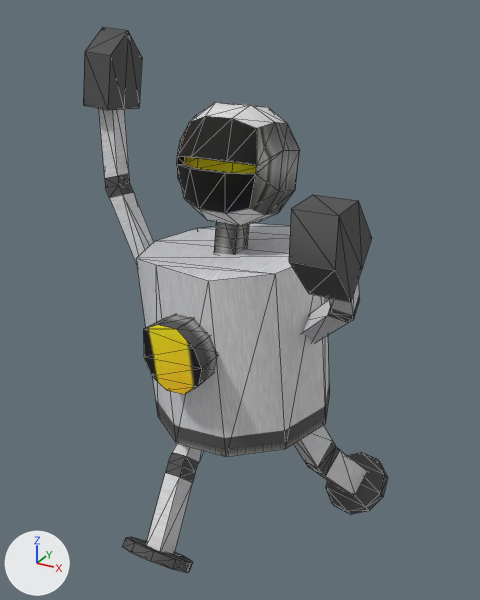
A saved change to the FBX model Assets/Characters/Models/IBOT_MESH.FBX.
Both versions are drawn from a 50 mm lens placed at (0.616, -1.13, 1.156), pointed at (0.021, -0.048, 0.615). Arrows for +X, +Y and +Z are at lower left; the lights stay in place. Both versions are drawn at frame 11 of the action 'Take 001'; the numbers are the values there. Mesh edges are drawn as thin lines.

In view in the first picture: 'IBot'.
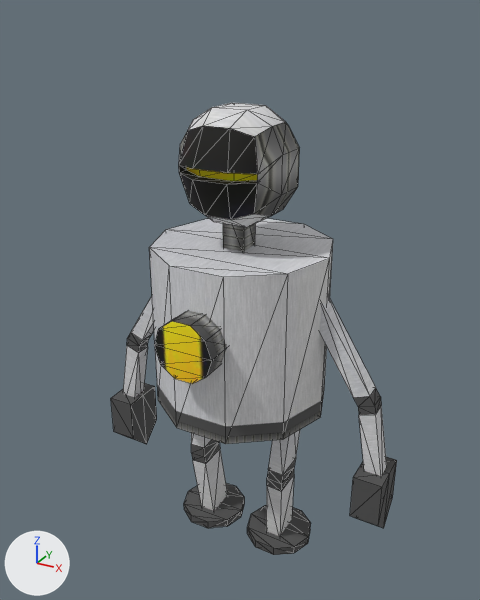
Boxes (x1, y1, x2, y2) around the edits, measured in the pictures (480 x 600 px; the box of a moved part takes in the faces that stretch with it):
```json
{"object": "IBot", "change": "reshaped, moved", "before": [83, 27, 387, 573], "after": [111, 103, 397, 555], "on screen": "17% shorter"}
{"part": 1, "of": "me_mesh", "change": "moved or reshaped", "before": [302, 282, 360, 343], "after": [320, 296, 387, 476]}
{"part": 2, "of": "me_mesh", "change": "moved or reshaped", "before": [99, 108, 154, 264], "after": [123, 296, 154, 397]}
{"part": 3, "of": "me_mesh", "change": "moved or reshaped", "before": [289, 195, 372, 302], "after": [350, 457, 397, 528]}
{"part": 4, "of": "me_mesh", "change": "moved or reshaped", "before": [83, 27, 142, 110], "after": [111, 383, 157, 444]}
{"part": 5, "of": "me_mesh", "change": "moved or reshaped", "before": [146, 443, 203, 554], "after": [191, 433, 228, 511]}
{"part": 6, "of": "me_mesh", "change": "moved or reshaped", "before": [294, 425, 367, 495], "after": [266, 430, 300, 536]}
{"part": 7, "of": "me_mesh", "change": "moved or reshaped", "before": [123, 537, 193, 573], "after": [184, 483, 245, 528]}
{"part": 8, "of": "me_mesh", "change": "moved or reshaped", "before": [326, 452, 387, 515], "after": [247, 505, 311, 555]}
{"part": 9, "of": "me_mesh", "change": "moved or reshaped", "before": [177, 102, 300, 226], "after": [179, 103, 300, 227]}
{"part": 10, "of": "me_mesh", "change": "moved or reshaped", "before": [214, 222, 249, 255], "after": [223, 223, 255, 251]}
{"part": 11, "of": "me_mesh", "change": "moved or reshaped", "before": [136, 223, 330, 457], "after": [149, 218, 333, 444]}
```

Scene script edits in JSON lines:
```json
{"block": "me_mesh", "where": "# used by ob_ibot; location = (1.805, 0.006, 0.353); rotation_euler = (0.0, 0.0, 0.00572), in degrees (0, 0, 0.3); scale = (0.0333, 0.0333, 0.0333)"}
{"op": "remove", "block": "me_mesh", "code": "me_mesh.from_pydata(...)  # 256 vertices, 436 faces; spans x -63.8..-43.8, y -11.9..6.9, z -9.4..23.1"}
{"op": "add", "block": "me_mesh", "code": "me_mesh.from_pydata(...)  # 256 vertices, 436 faces; spans x -10.5..10.5, y -7.1..5.4, z -10.6..19.1"}
{"block": "me_mesh", "change": "me_mesh part 1: the loose piece of 20 vertices spanning x -49.9..-44.0, y -10.4..-0.4, z 5.8..15.8 is turned 135 degrees about the x axis through its middle, then moved by (54.3, 5.4, -8.8)"}
{"block": "me_mesh", "change": "me_mesh part 2: the loose piece of 20 vertices spanning x -63.6..-58.7, y -2.3..0.0, z 7.1..20.4 is multiplied about its middle by the matrix ((0.996, -0.019, -0.086), (-0.011, -0.996, 0.088), (-0.088, -0.086, -0.992)), then moved by (53.8, 1.2, -11.7)"}
{"block": "me_mesh", "change": "me_mesh part 3: the loose piece of 12 vertices spanning x -45.7..-43.8, y -11.9..-7.6, z 13.1..17.3 is turned 135 degrees about the x axis through its middle, then moved by (54.4, 9.8, -19.4)"}
{"block": "me_mesh", "change": "me_mesh part 4: the loose piece of 12 vertices spanning x -63.8..-61.6, y -2.2..1.1, z 18.4..23.1 is multiplied about its middle by the matrix ((0.996, -0.019, -0.086), (-0.011, -0.996, 0.088), (-0.088, -0.086, -0.992)), then moved by (53.2, 0.7, -25.5)"}
{"block": "me_mesh", "change": "me_mesh part 5: the loose piece of 20 vertices spanning x -57.0..-55.3, y -8.7..0.5, z -8.4..0.8 is turned 45 degrees about the x axis through its middle, then moved by (53.5, 4.2, -1.1)"}
{"block": "me_mesh", "change": "me_mesh part 6: the loose piece of 20 vertices spanning x -50.6..-46.5, y -2.1..5.8, z -8.4..1.8 is multiplied about its middle by the matrix ((0.939, -0.311, 0.148), (0.17, 0.793, 0.585), (-0.299, -0.525, 0.797)), then moved by (51.9, -1.8, -1.5)"}
{"block": "me_mesh", "change": "me_mesh part 7: the loose piece of 20 vertices spanning x -58.2..-53.6, y -9.8..-6.3, z -9.4..-5.8 is turned 45 degrees about the x axis through its middle, then moved by (53.5, 8.0, -2.7)"}
{"block": "me_mesh", "change": "me_mesh part 8: the loose piece of 20 vertices spanning x -49.5..-45.0, y 2.6..6.9, z -9.4..-6.1 is multiplied about its middle by the matrix ((0.939, -0.311, 0.148), (0.17, 0.793, 0.585), (-0.299, -0.525, 0.797)), then moved by (50.3, -4.8, -2.6)"}
{"block": "me_mesh", "change": "me_mesh part 9: the loose piece of 64 vertices spanning x -57.6..-51.0, y -3.8..3.0, z 12.5..19.3 is turned 10 degrees about the x axis through its middle, then moved by (54.3, -0.1, -0.1)"}
{"block": "me_mesh", "change": "me_mesh part 10: the loose piece of 8 vertices spanning x -55.0..-53.6, y -2.1..-0.1, z 10.6..14.0 is turned 10 degrees about the x axis through its middle, then moved by (54.3, 0.5, -0.1)"}
{"block": "me_mesh", "change": "me_mesh part 11: 40 of 256 vertices moved; they spanned x -60.1..-47.8, y -8.1..4.5, z -0.4..11.4 and now span x -5.7..5.7, y -7.1..5.4, z 0.0..10.8; mean shift (54.0, 0.9, -0.2); largest move (-52.7, -6.4, 11.1) -> (1.8, -5.4, 10.8)"}
{"op": "set", "path": "ob_ibot.location", "old": "(1.805, 0.006, 0.353)", "new": "(-0.004, 0.01, 0.353)"}
```
